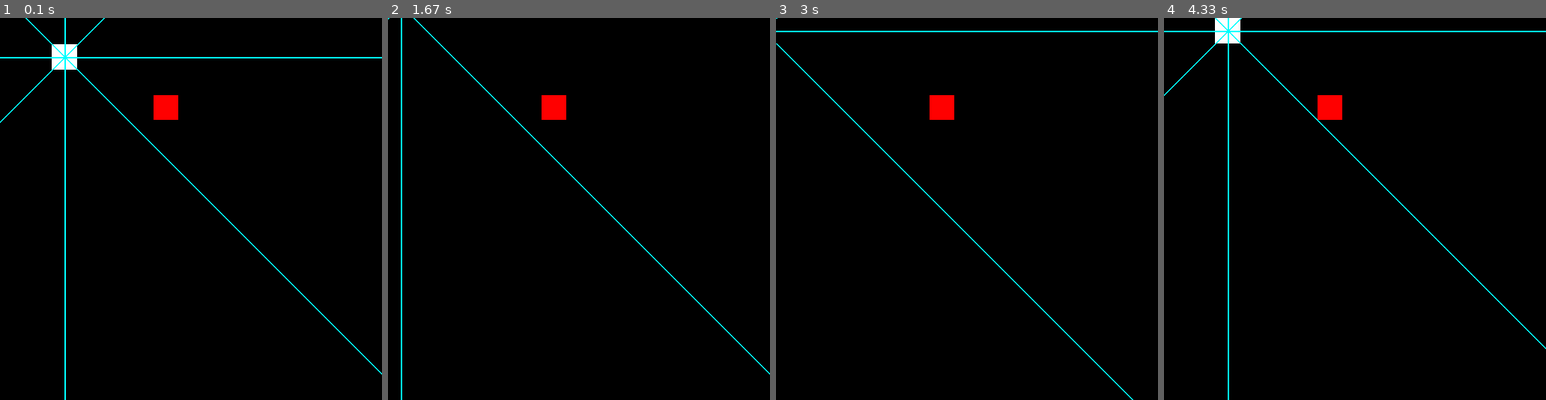
Above: before the commit, frames 1-4 (left to right).
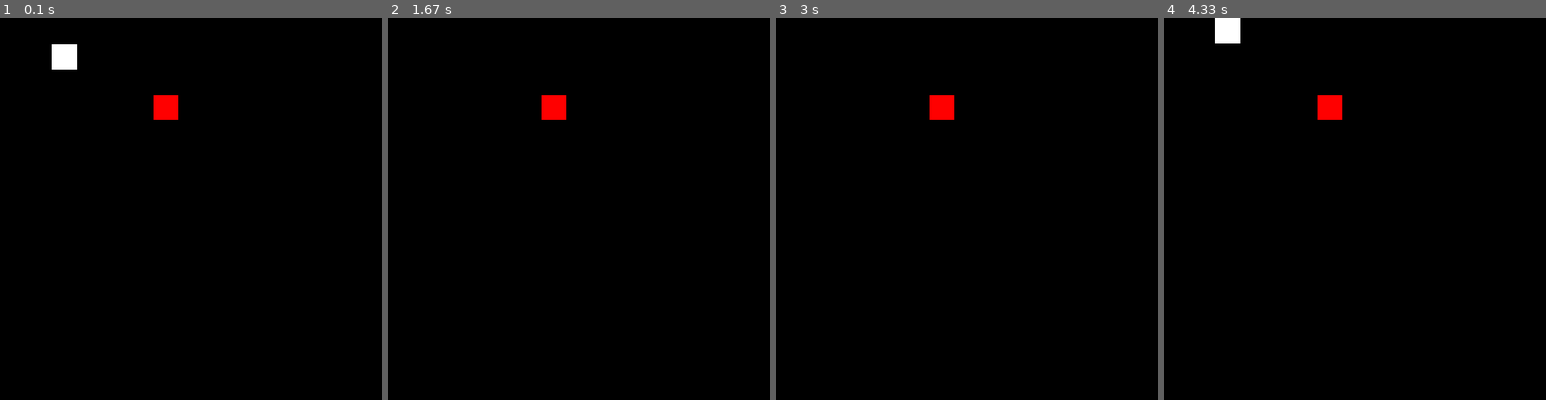
Above: after the commit, the same moments.

Repository: ElijahDoyle/NEAT-snake
Game: pygame game, started from main.py
The game is run twice, just before and just after one commit, with the same random seed, the same clock (stepped at 60 frames per second) and the same inputs.
Inputs:
- Up to frame 1 (0.1 s): no input
- Up to frame 2 (1.67 s): hold Right 0.33-0.8 s; hold Up 0.83-1.13 s; tap Space at 0.9 s
- Up to frame 3 (3 s): hold Left 1.67-2.2 s; tap Space at 1.73, 2.03, 2.85 s; hold Left from 2.78 s (still down)
- Up to frame 4 (4.33 s): release Left at 3.3 s; hold Up 3.33-4.05 s; tap Space at 3.4, 4.15 s; hold Right from 4.08 s (still down)

The runs differ from the first frame. In frame 1, 1.3% of the frame differs, in the area x 0-100%, y 0-100%; in frame 2, 0.8%; in frame 3, 0.8%; in frame 4, 1.2%.

Commit message:
made some progress on the NN

Diff:
--- a/SnakeNN.py
+++ b/SnakeNN.py
@@ -7,34 +7,43 @@
 import neat
 from snakeSense import *
 
+def changeSnake(startingCam):
+    snakeCam = startingCam
+    for event in pygame.event.get():
+        if event.type == pygame.QUIT:
+            pygame.quit()
+
+        if event.type == pygame.KEYDOWN:
+            if event.key == pygame.K_LEFT:
+                snakeCam -= 1
+            if event.key == pygame.K_RIGHT:
+                snakeCam += 1
+    return snakeCam
 
 def eval_genomes(genomes, config):
     rows = 15
     width = 510
     height = 510
-
+    shownSnake = 0
+    print("generation")
     #time for neat stuff
     nets = []
     ge = []
-    snakes = []
+    snakeList = []
     snacks = []
     for genome_id, genome in genomes:
         genome.fitness = 0
         net = neat.nn.FeedForwardNetwork.create(genome, config)
         nets.append(net)
         ge.append(genome)
-        snake = Snake([35, 35], (255, 255, 255), width // rows)
-        snakes.append(snake)
-
-
-
-
+        snakeList.append(Snake([35, 35], (255, 255, 255), width // rows))
 
     pygame.init()
     fps = 10
     clock = pygame.time.Clock()
 
-    for i, snake in enumerate(snakes):
+
+    for i, snake in enumerate(snakeList):
         snack = Cube(randomSnack(rows, snake, width // rows), 0, 0, width // rows - 1, color=(255, 0, 0), layer=i)
         snacks.append(snack)
 
@@ -44,8 +53,8 @@
     while running:
 
         screen.fill((0, 0, 0))
-        drawGrid(rows, rows, width, height, width // rows, screen)
-        for i, snake in enumerate(snakes):
+        #drawGrid(rows, rows, width, height, width // rows, screen)
+        for i, snake in enumerate(snakeList):
 
             if snake.body[0].pos == snacks[i].pos:
                 ge[i].fitness += 5
@@ -54,33 +63,49 @@
                 snacks[i] = newSnack
             if snack.layer == 1:
                 snack.draw(screen)
+
             snakeInputs = snakeSenses(snake, snacks[i], width, width // rows, screen)
             inputs = snakeInputs.snakeVision()
             outputs = nets[i].activate(inputs)
-
             snake.move(outputs)
 
-
+            dead = False
             for x in range(len(snake.body)):
-                if snake.body[x].pos in list(map(lambda z: z.pos, snake.body[x + 1:])):
+                if snake.body[x].pos in list(map(lambda z: z.pos, snake.body[x + 1:])) and not dead:
+                    dead = True
                     ge[i].fitness -= 5
                     ge.pop(i)
                     nets.pop(i)
-                    snakes.pop(i)
+                    snakeList.pop(i)
                     snacks.pop(i)
                     break
-            if snake.head.pos[0] < 0 or snake.head.pos[0] > width or snake.head.pos[1] < 0 or snake.head.pos[1] > width:
+            if snake.head.pos[0] < 0 or snake.head.pos[0] > width or snake.head.pos[1] < 0 or snake.head.pos[1] > width and not dead:
                 ge[i].fitness -= 5
                 ge.pop(i)
                 nets.pop(i)
-                snakes.pop(i)
+                snakeList.pop(i)
                 snacks.pop(i)
+            elif len(snake.body) < (pygame.time.get_ticks()/1000)/10:
+                ge[i].fitness -= 5
+                ge.pop(i)
+                nets.pop(i)
+                snakeList.pop(i)
+                snacks.pop(i)
+            else:
+                #print(str(len(ge)))
+                ge[i].fitness += .1
 
-        snakes[1].draw(screen)
-        ge[i].fitness += .1
+
+        shownSnake = changeSnake(shownSnake)
+        if len(snakeList) > 0:
+            snakeList[shownSnake].draw(screen)
+            snacks[shownSnake].draw(screen)
+        else:
+            running = False
         pygame.display.update()
         pygame.time.delay(50)
         clock.tick(fps)
+
 
 def run(config_path):
     config = neat.Config(neat.DefaultGenome, neat.DefaultReproduction,
--- a/main.py
+++ b/main.py
@@ -28,8 +28,9 @@
     player.move()
     player.draw(screen)
     senses.snakeVision()
-    senses.drawVision()
+    #senses.drawVision()
     pygame.display.update()
+    print(len(player.body))
     for x in range(len(player.body)):
         if player.body[x].pos in list(map(lambda z: z.pos, player.body[x + 1:])):
             print('Score: ', len(player.body))
@@ -38,6 +39,7 @@
             break
     if player.head.pos[0] < 0 or player.head.pos[0] > width or player.head.pos[1] < 0 or player.head.pos[1] > width:
         pygame.time.delay(1000)
+        print('Score: ', len(player.body))
         player.reset((1, 1))
     pygame.time.delay(50)
     clock.tick(fps)
--- a/more testing.py
+++ b/more testing.py
@@ -1,26 +1,49 @@
 import pygame
+from snake4NN import Snake
 from cube import Cube
+from randomSnack import randomSnack
+from drawGrid import drawGrid
+from snakeSense import *
 
-class Snake(object):
+pygame.init()
+fps = 10
+clock = pygame.time.Clock()
+rows = 15
+width = 510
+height = 510
+snakeList = []
+for x in range(0,30):
+    snakeList.append(Snake([69, 35], (255, 255, 255), width // rows))
+#snack = Cube(randomSnack(rows, player, width // rows), 0, 0, width // rows - 1, color=(255, 0, 0))
+screen = pygame.display.set_mode((width, height))
+#senses = snakeSenses(player, snack, width, width // rows, screen)
 
-    def __init__(self, pos, color):
-        self.pos = pos
-        self.body = []
-        self.turns = {}
-        self.color = color
-        self.head = Cube(self.pos, 0, 0, 10, self.color)
-        self.body.append(self.head)
-        self.dirnx = 50
-        self.dirny = 100
+running = True
+while running:
 
+    screen.fill((0, 0, 0))
 
-    def test(self):
-        currentpos = tuple(self.head.pos)
-        self.head.pos = [1,1]
-        self.turns[currentpos] = [self.dirnx, self.dirny]
-        print(self.head.pos)
-        print(self.turns[currentpos])
-
-testyBoi = Snake([1,1],(0,0,0))
-
-testyBoi.test()
+    #drawGrid(rows, rows, width, height, width // rows, screen)
+  #  print(len(snakeList))
+    running = False
+       if player.body[0].pos == snack.pos:
+            player.addCube()
+            snack = Cube(randomSnack(rows, player, width // rows), 0, 0, width // rows - 1, color=(255, 0, 0))
+        snack.draw(screen)
+        player.move()
+        player.draw(screen)
+       # senses.snakeVision()
+       # senses.drawVision()
+        pygame.display.update()
+        print(player.body)
+        for x in range(len(player.body)):
+            if player.body[x].pos in list(map(lambda z: z.pos, player.body[x + 1:])):
+                print('Score: ', len(player.body))
+                pygame.time.delay(1000)
+                player.reset((1, 1))
+                break
+        if player.head.pos[0] < 0 or player.head.pos[0] > width or player.head.pos[1] < 0 or player.head.pos[1] > width:
+            pygame.time.delay(1000)
+            player.reset((1, 1))
+    pygame.time.delay(50)
+    clock.tick(fps)
--- a/snake4NN.py
+++ b/snake4NN.py
@@ -13,28 +13,28 @@
         self.dirnx = 1
         self.dirny = 0
         self.head = Cube(self.pos, self.dirnx, self.dirny, self.sidelength, self.color)
-        self.body.append(self.head)
+        self.body = [self.head]
 
     def move(self, NNoutputs):
-        bestValue = NNoutputs.index(max(NNoutputs))
         currentpos = tuple(self.head.pos)
 
-        if NNoutputs[0]:
+        # left
+        if NNoutputs[0] == max(NNoutputs):
             self.dirnx = -1
             self.dirny = 0
             self.turns[currentpos] = [self.dirnx, self.dirny]
-
-        elif NNoutputs[1]:
+        # right
+        elif NNoutputs[1] == max(NNoutputs):
             self.dirnx = 1
             self.dirny = 0
             self.turns[currentpos] = [self.dirnx, self.dirny]
 
-        elif NNoutputs[2]:
+        elif NNoutputs[2] == max(NNoutputs):
             self.dirnx = 0
             self.dirny = -1
             self.turns[currentpos] = [self.dirnx, self.dirny]
 
-        elif NNoutputs[3]:
+        elif NNoutputs[3] == max(NNoutputs):
             self.dirnx = 0
             self.dirny = 1
             self.turns[currentpos] = [self.dirnx, self.dirny]
@@ -53,14 +53,6 @@
         for cube in self.body:
             cube.draw(surface)
 
-    def reset(self, pos):
-        self.turns = {}
-        self.color = (255,255,255)
-        self.dirnx = 1
-        self.dirny = 0
-        self.head = Cube(pos, self.dirnx, self.dirny, self.sidelength, self.color)
-        self.body = []
-        self.body.append(self.head)
 
     def addCube(self):
         tail = self.body[-1]
--- a/snakeSense.py
+++ b/snakeSense.py
@@ -63,7 +63,7 @@
                     if not bodyDetected:
                         if currentPos == bodyPiece.pos:
                             bodyDetected = True
-                            dist = self.distanceBetween(currentPos, self.snake.body.pos)
+                            dist = self.distanceBetween(currentPos, bodyPiece.pos)
                             dist = dist // self.interval
                             # puts the value between 0 & 1
                             self.distancesToSelf.append(dist)
@@ -83,7 +83,23 @@
             if not bodyDetected:
                 bdDist = 0
                 self.distancesToSnack.append(bdDist)
-        inputs = self.distancesToWall + self.distancesToSelf + self.distancesToSnack
+        if self.snake.dirnx == 1:
+            right = 1
+        else:
+            right = 0
+        if self.snake.dirnx == -1:
+            left = 1
+        else:
+            left = 0
+        if self.snake.dirny == -1:
+            up = 1
+        else:
+            up = 0
+        if self.snake.dirnx == 1:
+            down = 1
+        else:
+            down = 0
+        inputs = self.distancesToWall + self.distancesToSelf + self.distancesToSnack + [right, left, up, down]
         inputs = tuple(inputs)
         return inputs
 
